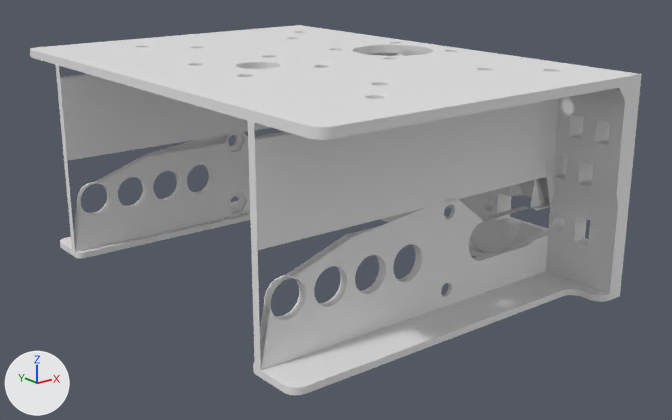
Two versions of the Blender file pre/015.blend, one commit apart.
The view is the same before and after, from a 50 mm camera at (-171.2, -171.9, 81.0) aimed at (-39.1, -6.8, 14.9). Every picture has the same lights, and +X, +Y and +Z are marked at lower left.

Names of what the first picture shows: 'frame'.
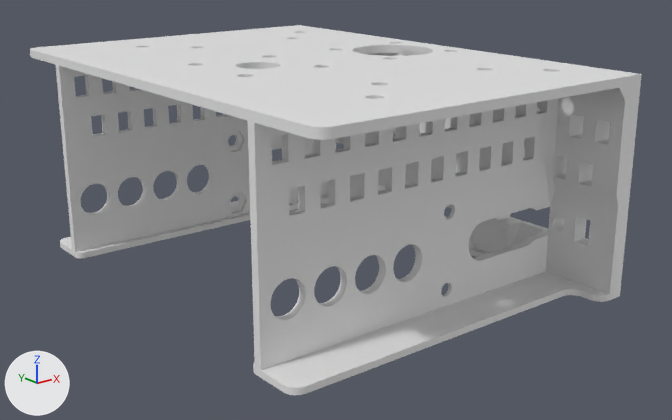
Changed parts and their boxes [x1, y1, x2, y2] in the pictures (672 x 420 px):
```json
{"part": 1, "of": "me_frame_001", "change": "built on", "before": [91, 104, 547, 278], "after": [67, 104, 550, 366]}
{"part": 2, "of": "me_frame_001", "change": "built on", "before": [71, 74, 548, 165], "after": [59, 66, 548, 165]}
```

The change, as JSON lines over the scene's bpy script:
```json
{"block": "me_frame_001", "where": "# used by ob_frame; location = (-54.2, 0.0, 30.5); scale = (6.25, 6.25, 1.0)"}
{"op": "remove", "block": "me_frame_001", "code": "me_frame_001.from_pydata(...)  # 1873 vertices, 2477 faces; spans x -4.9..8.7, y -9.6..0.0, z -30.5..19.5"}
{"op": "add", "block": "me_frame_001", "code": "me_frame_001.from_pydata(...)  # 1873 vertices, 2627 faces; spans x -4.9..8.7, y -9.6..0.0, z -30.5..19.5"}
{"block": "me_frame_001", "change": "me_frame_001 part 1"}
{"block": "me_frame_001", "change": "6 vertices are removed from x -1.5..3.0, y -6.7..-6.4, z -7.8..-5.5"}
{"block": "me_frame_001", "change": "44 faces are deleted"}
{"block": "me_frame_001", "change": "115 new faces join them"}
{"block": "me_frame_001", "change": "me_frame_001 part 2"}
{"block": "me_frame_001", "change": "25 faces are deleted"}
{"block": "me_frame_001", "change": "6 vertices are added at (5.6, -6.4, 17.5), (5.1, -6.4, 17.5), (0.8, -6.4, 17.5), (0.3, -6.4, 17.5), (3.0, -6.7, 17.5), (3.0, -6.7, 17.5)"}
{"block": "me_frame_001", "change": "104 new faces join them"}
```
